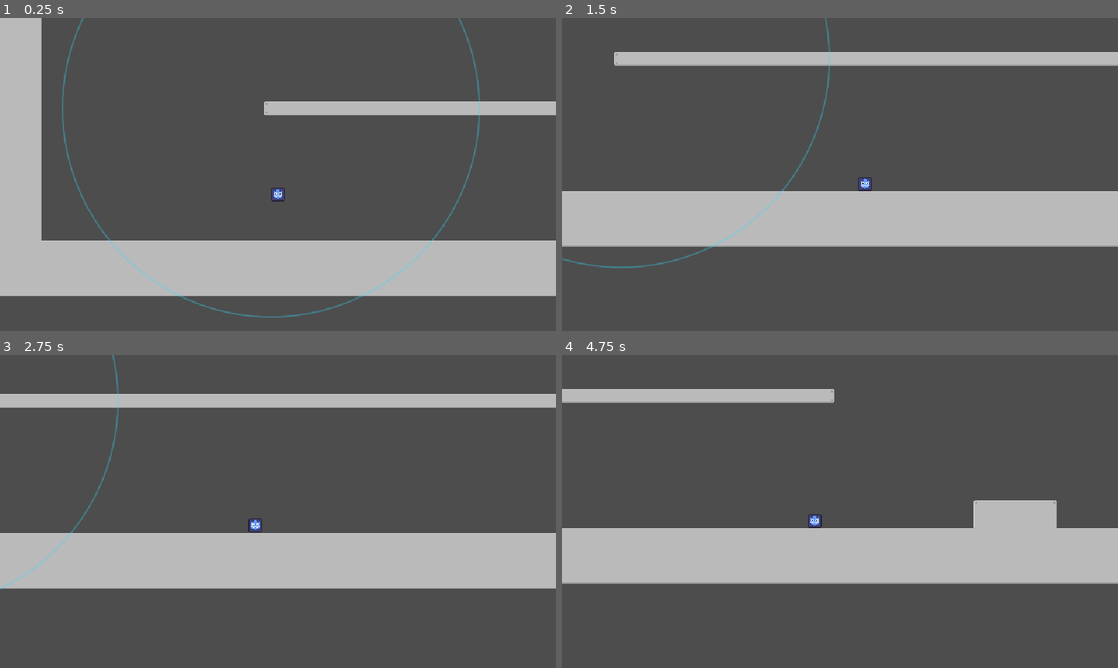
Above: before the commit, frames 1-4 (two rows, left to right).
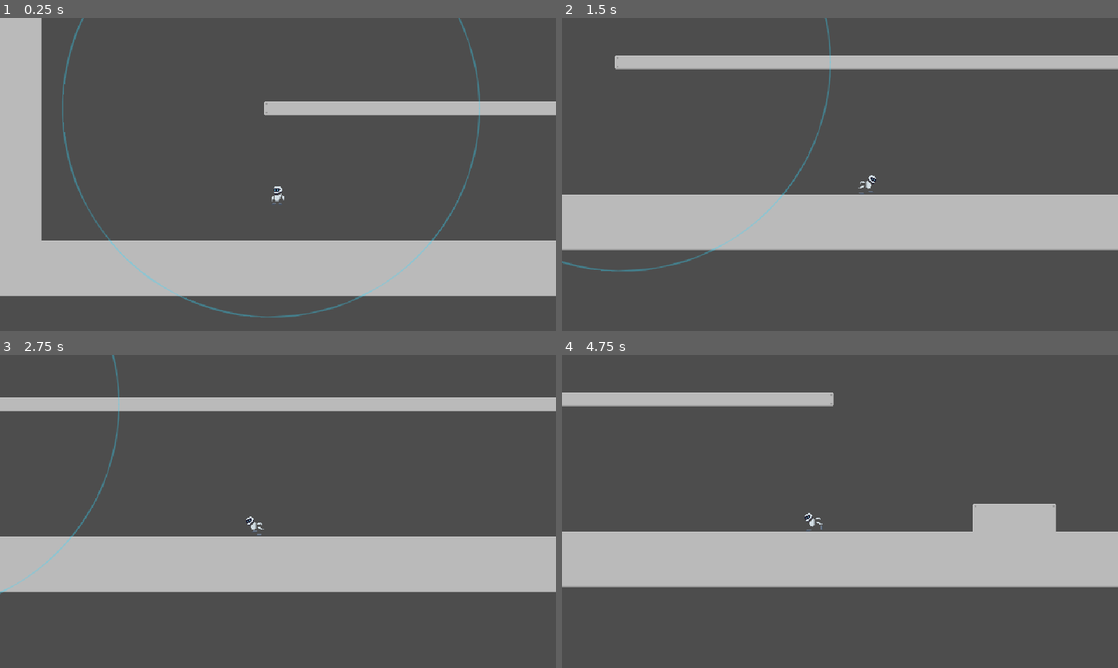
Above: after the commit, the same moments.

Repository: thatoneperson10/platformer-game
Game: Godot game, scene res://scenes/levels/level_01.tscn
The game is run twice, just before and just after one commit, with the same random seed, the same clock (stepped at 60 frames per second) and the same inputs. The project has no main scene, so this scene is started directly.
Inputs (mouse positions are in pixels of both pictures, inside the frame that each line leads up to):
- Up to frame 1 (0.25 s): no input
- Up to frame 2 (1.5 s): tap Enter at 0.5 s; move the mouse to (962, 158) at 0.52 s; hold Right (move_right) from 0.53 s (still down); tap X (dash) at 0.6 s; click (962, 158) at 0.67 s; tap Z (jump) at 0.77, 1.07 s; tap C (grapple) at 0.8, 1.35 s; move the mouse to (728, 190) at 1.27 s
- Up to frame 3 (2.75 s): tap Z (jump) at 1.52, 1.82, 2.3 s; tap Space (slam) at 1.55, 2.1 s; move the mouse to (333, 442) at 2.02 s; release Right (move_right) at 2.03 s; hold Left (move_left) from 2.03 s (still down)
- Up to frame 4 (4.75 s): move the mouse to (812, 574) at 2.77 s; release Left (move_left) at 2.78 s; hold Right (move_right) 2.78-4.28 s; tap Z (jump) at 2.85, 3.02, 3.32, 3.77, 4.07, 4.52 s; click (812, 574) at 2.92 s; tap X (dash) at 3.05 s; move the mouse to (1006, 558) at 3.52 s; tap Down (aim_down) at 3.6 s; tap C (grapple) at 3.8 s; move the mouse to (673, 464) at 4.27 s; hold Left (move_left) from 4.28 s (still down); tap Up (aim_up) at 4.35 s; tap Space (slam) at 4.55 s

The runs differ from the first frame. In frame 1, 0.1% of the frame differs, in the area x 11-86%, y 0-96%; in frame 2, 5.9%, in the area x 0-100%, y 0-82%; in frame 3, 5.4%; in frame 4, 4.1%.

Commit message:
added textures

Diff:
--- a/project.godot
+++ b/project.godot
@@ -81,3 +81,4 @@
 renderer/rendering_method="gl_compatibility"
 renderer/rendering_method.mobile="gl_compatibility"
 anti_aliasing/quality/msaa_2d=2
+2d/snap/snap_2d_vertices_to_pixel=true
--- /dev/null
+++ b/scenes/player/animation_component.gd
@@ -0,0 +1,38 @@
+extends Node
+
+@onready var player: CharacterBody2D = get_parent()
+@onready var sprite: AnimatedSprite2D = player.get_node("AnimatedSprite2D")
+@onready var dash = player.get_node("DashComponent")
+@onready var slam = player.get_node("SlamComponent")
+@onready var wall = player.get_node("WallMovementComponent")
+@onready var grapple = player.get_node("GrappleComponent")
+
+func update_animation() -> void:
+	var horizontal: float = Input.get_axis("move_left", "move_right")
+
+	if horizontal > 0.0:
+		sprite.flip_h = true
+	elif horizontal < 0.0:
+		sprite.flip_h = false
+
+	var animation_name: String = "idle"
+
+	if dash.is_dashing:
+		animation_name = "dash"
+	elif slam.is_slamming:
+		animation_name = "slam"
+	elif grapple.is_grappling:
+		animation_name = "grapple"
+	elif wall.is_wall_sliding:
+		animation_name = "wall_slide"
+	elif not player.is_on_floor():
+		animation_name = "jump" if player.velocity.y < 0.0 else "fall"
+	elif absf(player.velocity.x) > 10.0:
+		animation_name = "run"
+
+	if not sprite.sprite_frames.has_animation(animation_name):
+		animation_name = "run" if absf(player.velocity.x) > 10.0 else "idle"
+
+	if sprite.sprite_frames.has_animation(animation_name):
+		if sprite.animation != animation_name or not sprite.is_playing():
+			sprite.play(animation_name)
--- a/scenes/player/player.tscn
+++ b/scenes/player/player.tscn
@@ -1,25 +1,102 @@
 [gd_scene format=3 uid="uid://coxoa0juibbty"]
 
 [ext_resource type="Script" uid="uid://cge5cw1ria1lk" path="res://scenes/player/player.gd" id="1_dovo2"]
-[ext_resource type="Texture2D" uid="uid://dyji2oeeqypcv" path="res://godot.png" id="2_gmlin"]
+[ext_resource type="Texture2D" uid="uid://2cxvuv56egeg" path="res://assets/sprites/robot.png" id="2_5gtgg"]
 [ext_resource type="Script" uid="uid://bs3f5stvgm64g" path="res://scripts/components/movement_component.gd" id="3_gmlin"]
+[ext_resource type="Texture2D" uid="uid://ijam3ybh1u7d" path="res://assets/sprites/robot-run-polished-sheet.png" id="3_h17s1"]
 [ext_resource type="Script" uid="uid://bi3v43825yjln" path="res://scripts/components/pixel_camera.gd" id="4_lvxji"]
 [ext_resource type="Script" uid="uid://byb7u52ulyfi6" path="res://scripts/components/dash_component.gd" id="5_p47bc"]
 [ext_resource type="Script" uid="uid://djw6kid5t7n0s" path="res://scripts/components/wall_movement_component.gd" id="6_75vfm"]
 [ext_resource type="Script" uid="uid://dtcjr80upugwd" path="res://scripts/components/slam_component.gd" id="7_0owmy"]
 [ext_resource type="Script" uid="uid://crdep5v1cqyae" path="res://scripts/components/grapple_component.gd" id="8_qek5x"]
+[ext_resource type="Script" uid="uid://cp1my8cxfjrox" path="res://scenes/player/animation_component.gd" id="10_h17s1"]
+
+[sub_resource type="AtlasTexture" id="AtlasTexture_je7p5"]
+atlas = ExtResource("3_h17s1")
+region = Rect2(0, 0, 24, 24)
+
+[sub_resource type="AtlasTexture" id="AtlasTexture_fm80t"]
+atlas = ExtResource("3_h17s1")
+region = Rect2(24, 0, 24, 24)
+
+[sub_resource type="AtlasTexture" id="AtlasTexture_gx1jg"]
+atlas = ExtResource("3_h17s1")
+region = Rect2(48, 0, 24, 24)
+
+[sub_resource type="AtlasTexture" id="AtlasTexture_ugbui"]
+atlas = ExtResource("3_h17s1")
+region = Rect2(72, 0, 24, 24)
+
+[sub_resource type="AtlasTexture" id="AtlasTexture_fcs02"]
+atlas = ExtResource("3_h17s1")
+region = Rect2(96, 0, 24, 24)
+
+[sub_resource type="AtlasTexture" id="AtlasTexture_myrg7"]
+atlas = ExtResource("3_h17s1")
+region = Rect2(120, 0, 24, 24)
+
+[sub_resource type="AtlasTexture" id="AtlasTexture_kvlxm"]
+atlas = ExtResource("3_h17s1")
+region = Rect2(144, 0, 24, 24)
+
+[sub_resource type="AtlasTexture" id="AtlasTexture_uf5tr"]
+atlas = ExtResource("3_h17s1")
+region = Rect2(168, 0, 24, 24)
+
+[sub_resource type="SpriteFrames" id="SpriteFrames_n3o4e"]
+animations = [{
+"frames": [{
+"duration": 1.0,
+"texture": ExtResource("2_5gtgg")
+}],
+"loop": 1,
+"name": &"idle",
+"speed": 5.0
+}, {
+"frames": [{
+"duration": 1.0,
+"texture": SubResource("AtlasTexture_je7p5")
+}, {
+"duration": 1.0,
+"texture": SubResource("AtlasTexture_fm80t")
+}, {
+"duration": 1.0,
+"texture": SubResource("AtlasTexture_gx1jg")
+}, {
+"duration": 1.0,
+"texture": SubResource("AtlasTexture_ugbui")
+}, {
+"duration": 1.0,
+"texture": SubResource("AtlasTexture_fcs02")
+}, {
+"duration": 1.0,
+"texture": SubResource("AtlasTexture_myrg7")
+}, {
+"duration": 1.0,
+"texture": SubResource("AtlasTexture_kvlxm")
+}, {
+"duration": 1.0,
+"texture": SubResource("AtlasTexture_uf5tr")
+}],
+"loop": 1,
+"name": &"run",
+"speed": 12.0
+}]
 
 [sub_resource type="RectangleShape2D" id="RectangleShape2D_n3o4e"]
-size = Vector2(16, 16)
+size = Vector2(14, 21)
 
 [node name="Player" type="CharacterBody2D" unique_id=1082145479 groups=["player"]]
 script = ExtResource("1_dovo2")
 
-[node name="Sprite2D" type="Sprite2D" parent="." unique_id=1661118530]
+[node name="AnimatedSprite2D" type="AnimatedSprite2D" parent="." unique_id=168300701]
 texture_filter = 1
-texture = ExtResource("2_gmlin")
+sprite_frames = SubResource("SpriteFrames_n3o4e")
+animation = &"run"
+frame_progress = 0.09272442
 
 [node name="CollisionShape2D" type="CollisionShape2D" parent="." unique_id=406197798]
+position = Vector2(0, 1.5)
 shape = SubResource("RectangleShape2D_n3o4e")
 
 [node name="Camera2D" type="Camera2D" parent="." unique_id=1753437119 node_paths=PackedStringArray("target")]
@@ -48,3 +125,6 @@
 
 [node name="GrappleComponent" type="Node" parent="." unique_id=1197416690]
 script = ExtResource("8_qek5x")
+
+[node name="AnimationComponent" type="Node" parent="." unique_id=387981310]
+script = ExtResource("10_h17s1")
Binary file added: assets/sprites/robot-run-polished-sheet.png
Not shown, added: assets/sprites/robot-run-polished-sheet.png.import
Binary file added: assets/sprites/robot.png
Not shown, added: assets/sprites/robot.png.import
Not shown, added: scenes/player/animation_component.gd.uid
